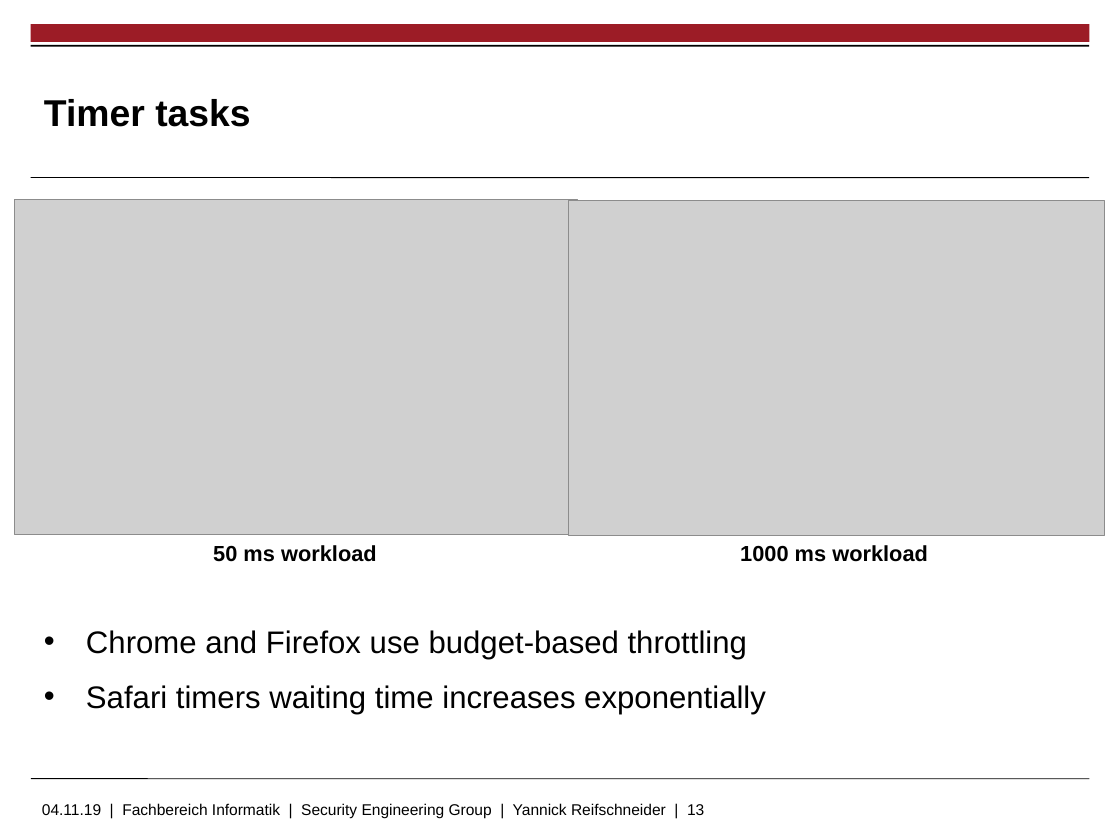
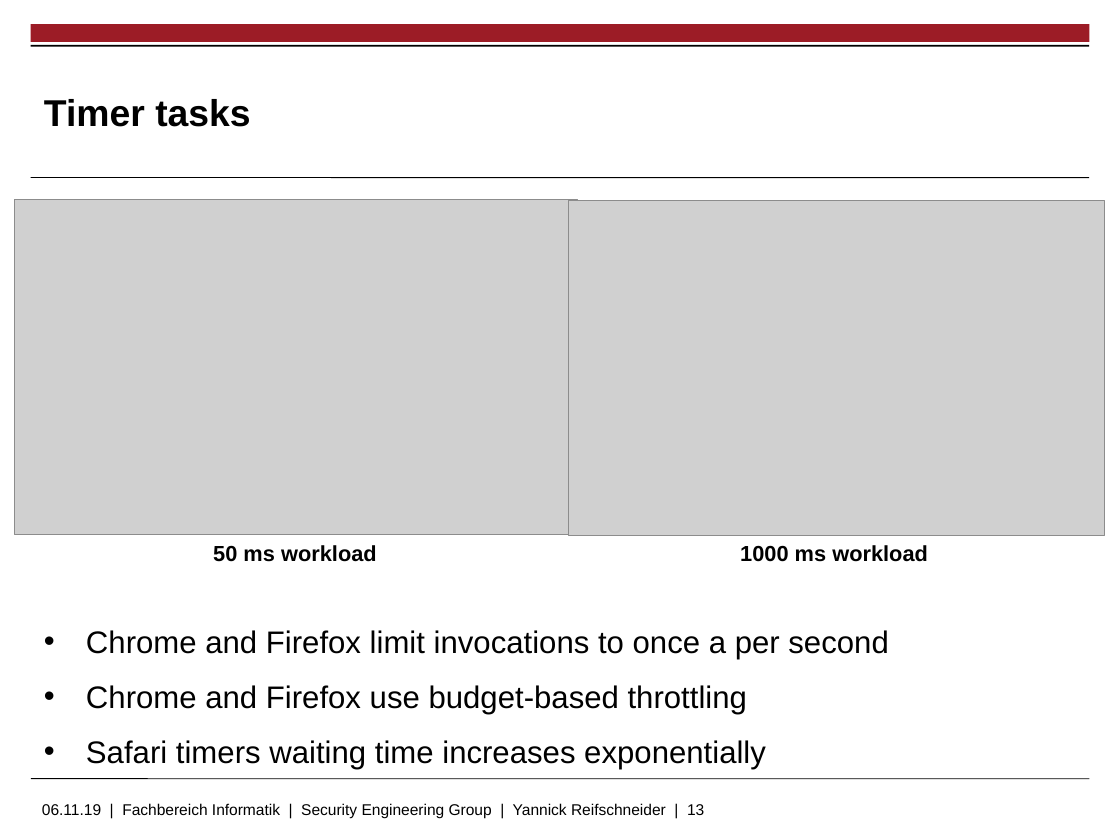
Before and after one commit to skidr0w/background-execution, a slide deck: slide 13 of thesis/slides.pptx. Drawn at 1120x840 pixels with LibreOffice and Linux fonts; fonts in the diff are those of the drawing; grey boxes stand for pictures; background and template pictures are left out. Boxes give left, top, right and bottom in pixels: in the first picture for what was removed or moved away, otherwise in the second. Text is boxed around its words. In the diff, an @@ line names an element or a change of style, - is before the commit and + after.

```diff
--- a/thesis/slides.pptx
+++ b/thesis/slides.pptx
@@ text at (86,630,888,659): paragraph added @@
+• Chrome and Firefox limit invocations to once a per second
@@ text at (42,803,704,819): text changed @@
-04.11.19 | Fachbereich Informatik | Security Engineering Group | Yannick Reifschneider | 13
+06.11.19 | Fachbereich Informatik | Security Engineering Group | Yannick Reifschneider | 13
```
Also in this commit, not shown: 7 other slides changed, 8 slides added, 2 slides removed.
